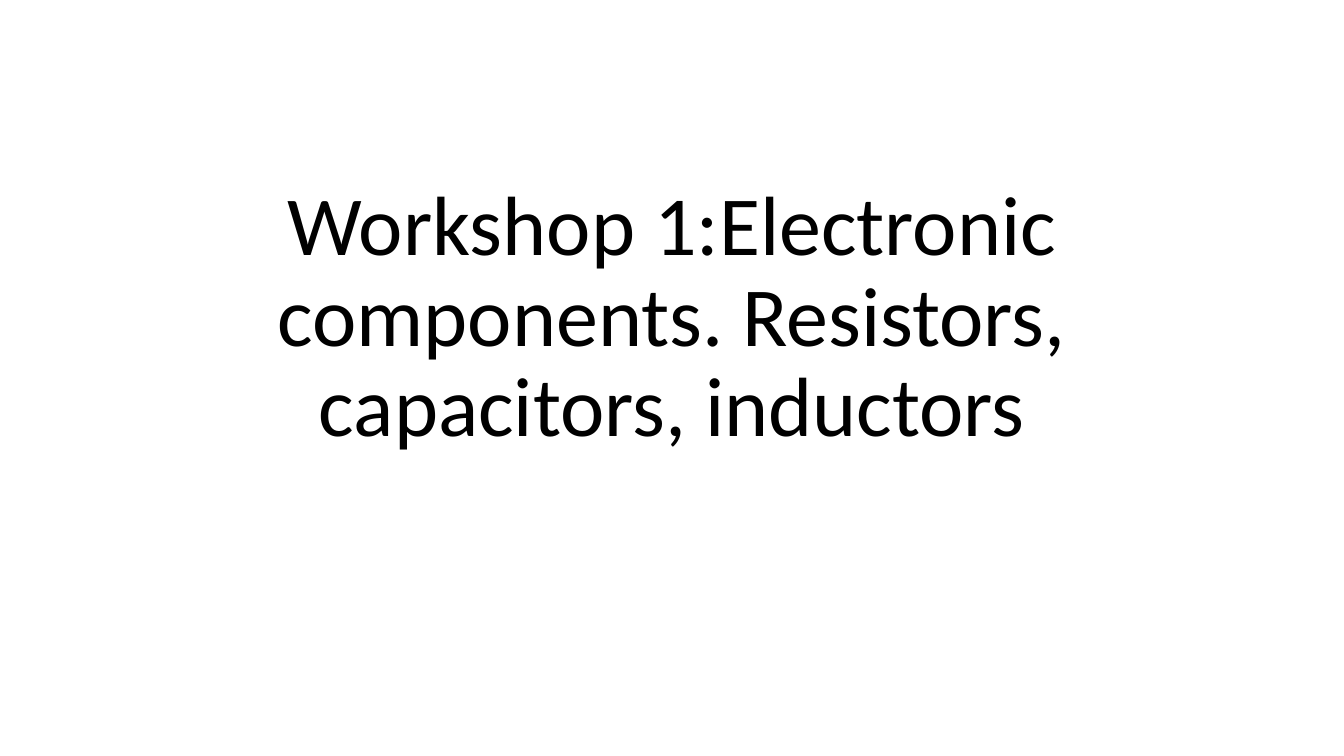
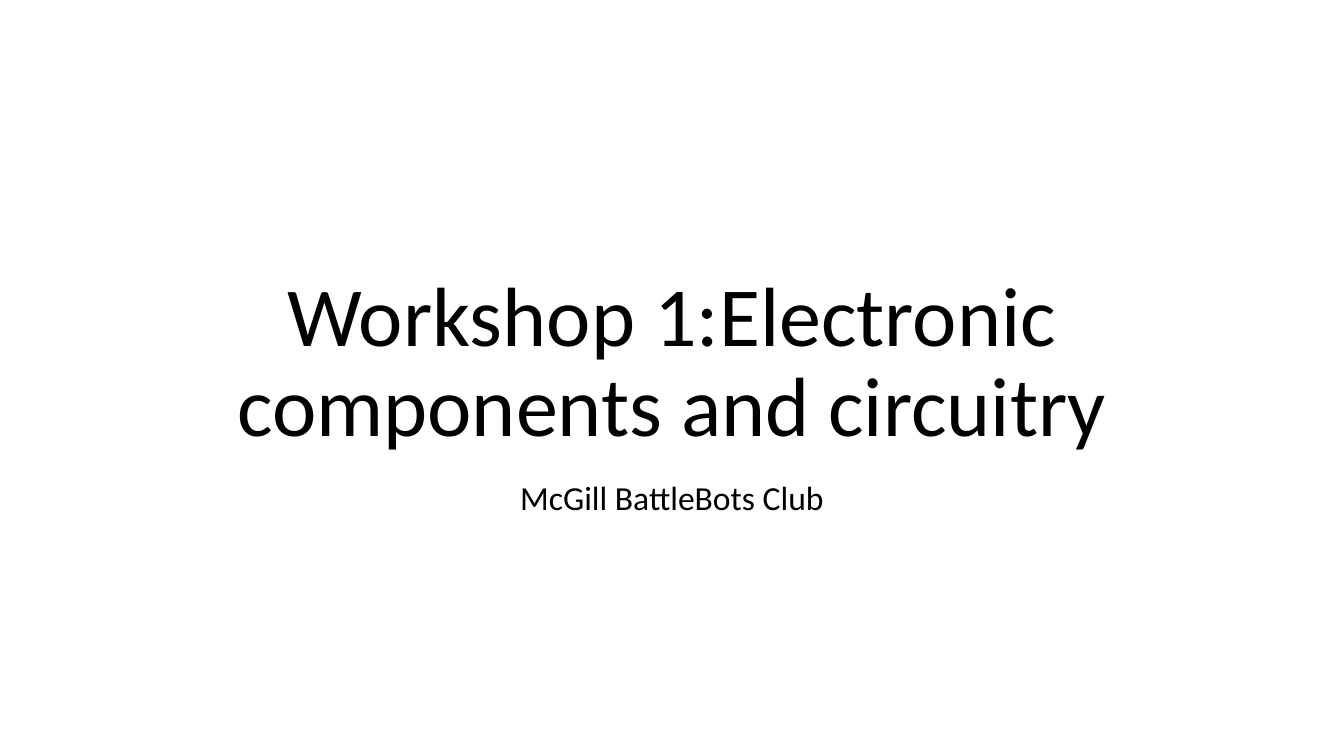
Before and after one commit to Runtime-Learner/McGill-BattleBots-Club, a slide deck: slide 1 of ECSE/Workshop-1/workshop1.pptx. Drawn at 1344x756 pixels with LibreOffice and Linux fonts; fonts in the diff are those of the drawing. Boxes give left, top, right and bottom in pixels: in the first picture for what was removed or moved away, otherwise in the second. Text is boxed around its words. In the diff, an @@ line names an element or a change of style, - is before the commit and + after.

```diff
--- a/ECSE/Workshop-1/workshop1.pptx
+++ b/ECSE/Workshop-1/workshop1.pptx
@@ title at (237, 287, 1105, 450): text changed @@
-Workshop 1:Electronic components. Resistors, capacitors, inductors
+Workshop 1:Electronic components and circuitry
@@ subtitle added at (520, 486, 824, 511), 24 pt, text #000000 @@
+McGill BattleBots Club
```
Also in this commit, not shown: 10 other slides changed, 1 slide added, 4 other files.
